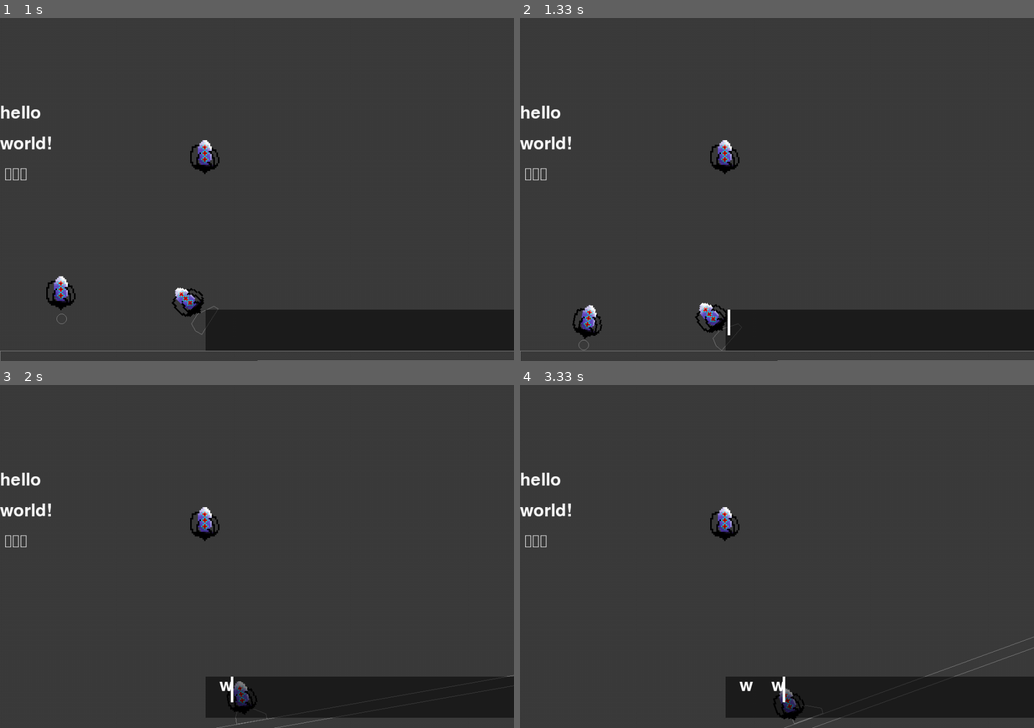
Above: before the commit, frames 1-4 (two rows, left to right).
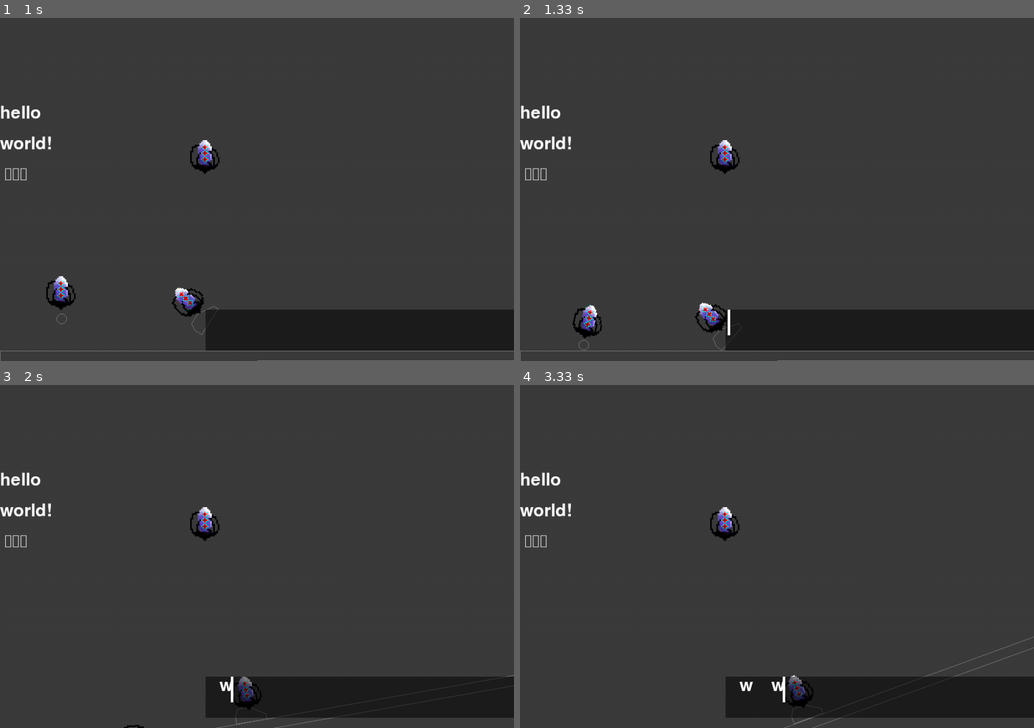
Above: after the commit, the same moments.

Repository: fireing123/pygame_phyics
Game: pygame game, started from example.py
Same seed, same stepped clock (60 frames per second), same inputs: the game is played once before the commit and once after it.
Inputs (mouse positions are in pixels of both pictures, inside the frame that each line leads up to):
- Up to frame 1 (1 s): click (205, 155) at 0.38 s; click (359, 330) at 0.72 s
- Up to frame 2 (1.33 s): tap Space at 1 s
- Up to frame 3 (2 s): tap Space at 1.4, 1.7 s; tap W at 1.83 s
- Up to frame 4 (3.33 s): tap Space at 2.23, 2.57, 2.87, 3.07 s; tap W at 3.15 s

Frame 1 is identical in both runs. In frame 2, 0.2% of the frame differs, in the area x 10-40%, y 82-94%; in frame 3, 0.3%; in frame 4, 0.5%, in the area x 49-58%, y 84-98%.

Commit message:
camera rotate bug fix

Diff:
--- a/example/objects/rect.py
+++ b/example/objects/rect.py
@@ -6,8 +6,7 @@
 class Rect(DynamicObject):
     def __init__(self, name, tag, visible, layer, position, rotate, scale: tuple | float, shape_type, collide_visible, density, friction):
         super().__init__(name, tag, visible, layer, position, rotate, scale, shape_type, collide_visible, density, friction)
-        self.image = ImageObject(self, "./example/core.png", (0, 50), 0)
-        self.rect = self.image.rect
+        self.image = ImageObject(self, "./example/core.png", (0, 50), collide=True)
 
     def on_collision_enter(self, collision):
         print(collision.name)
@@ -21,7 +20,6 @@
     def update(self):
         super().update()
         self.image.update()
-        self.rect = self.image.rect
 
     def render(self, surface, camera):
         super().render(surface, camera)
--- /dev/null
+++ b/pygame_phyics/camera.py
@@ -0,0 +1,60 @@
+from pygame_phyics.vector import Vector
+import pygame_phyics.util as _util
+from pygame_phyics.manger import Manger
+
+class Camera:
+    """프로그렘이 바라보는 곳
+    __call__ 로 호출헤서 반환 받은 튜플은 카메라 시선을 적용한 값이다
+    x 랑 y 는 설정할수 없고 값을 얻을수만 있습니다 수정할려면 vector 값에서 접근하십시오
+    """
+    def __init__(self, x, y, angle):
+        self.vector = Vector(x, y)
+        self.__angle = angle
+    # rect pass rotate
+    @property
+    def angle(self):
+        return self.__angle
+
+    @angle.setter
+    def angle(self, value):
+        self.__angle = value if value < 360 else 360 - value
+
+    @_util.getter
+    def x(self):
+        return self.vector.x
+
+    @_util.getter
+    def y(self):
+        return self.vector.y
+
+    def __call__(self, position: tuple[int, int] | Vector):
+        """카메라 시선을 적용한 위치를 반환함
+
+        Args:
+            position (tuple[float, float] | Vector): 오브젝트에 위치
+
+        Returns:
+            tuple[float, float]: 카메라 시선이 적용된 위치
+        """
+        rotated = Vector(Manger.WIDTH/2, Manger.HEIGHT/2).rotate_vector(Vector(*position), self.angle)
+        camerad = rotated - self.vector
+        return camerad.xy
+
+    def __getitem__(self, index):
+        match index:
+            case 0:
+                return self.x
+            case 1:
+                return self.y
+
+    def __iter__(self):
+        return self
+
+    def __next__(self):
+        if self.index < 2:
+            item = self[self.index]
+            self.index += 1
+            return item
+        else:
+            self.index = 0
+            raise StopIteration
--- a/pygame_phyics/object.py
+++ b/pygame_phyics/object.py
@@ -15,7 +15,7 @@
 from pygame_phyics.timertask import TimerTask, OnceTimerTask
 import pygame_phyics.util as util
 import pygame_phyics.game as game
-
+from pygame_phyics.camera import Camera
 
 
 class Component:
@@ -44,7 +44,7 @@
     def update(self):
         """게임 루프시 한번씩 실행됩니다"""
         pass
-    def render(self, surface: pygame.Surface, camera):
+    def render(self, surface: pygame.Surface, camera: Camera):
         """씬에서 그릴때 실행합니다
 
         Args:
@@ -62,6 +62,7 @@
         self.object = object
         self.visible = True
         self.og_image = pygame.image.load(image) if kwargs.get('surface') == None else pygame.Surface(kwargs['surface'], pygame.SRCALPHA)
+        self.collide = kwargs.get("collide", False)
         self.is_follow_camera = kwargs.get("follow", False)
         self.image = self.og_image
         self.rect = self.image.get_rect()
@@ -77,21 +78,24 @@
 
         position = self.object.render_position.rotate_vector(world_position, self.object.angle)
 
-        if self.is_follow_camera:
-            self.image = pygame.transform.rotate(self.og_image, self.angle + self.object.angle)
-        else:
-            self.image = pygame.transform.rotate(self.og_image, self.angle + self.object.angle + Manger.scene.camera.angle)
-
-
-        self.rect = self.image.get_rect()
-        setattr(self.rect, self.type, position.xy)
+        self.rect = self.image.get_rect(**{self.type: position.xy})
+
+        if self.collide:
+            self.object.rect = self.rect
+        print(self.rect.topleft)
+
 
     def render(self, surface, camera):
         if self.visible:
             if self.is_follow_camera:
+                self.image = pygame.transform.rotate(self.og_image, self.angle + self.object.angle)
+            else:
+                self.image = pygame.transform.rotate(self.og_image, self.angle + self.object.angle + Manger.scene.camera.angle)
+
+            if self.is_follow_camera:
                 surface.blit(self.image, self.rect.topleft)
             else:
-                surface.blit(self.image, camera(self.rect.topleft))
+                surface.blit(self.image, self.image.get_rect(center=camera(self.rect.center)))
 
 class Joint:
     """물리 연산의 연결 담당"""
@@ -317,8 +321,8 @@
 class Button(UI):
     def __init__(self, name: str, tag, visible, layer, position, angle, default, clicked):
         super().__init__(name, tag, visible, layer, position, angle)
-        self.default = ImageObject(self, default, follow=True)
-        self.clicked = ImageObject(self, clicked, follow=True)
+        self.default = ImageObject(self, default, follow=True, collide=True)
+        self.clicked = ImageObject(self, clicked, follow=True, collide=True)
         self.image = self.default
         self.rect = self.image.rect
         self.is_click = Event()
@@ -327,14 +331,11 @@
         if Input.get_mouse_down(0):
             self.is_click.invoke()
             self.image = self.clicked
-            self.rect = self.image.rect
         elif Input.get_mouse_up(0):
             self.image = self.default
-            self.rect = self.image.rect
 
     def update(self):
         self.image.update()
-        self.rect = self.image.rect
 
     def render(self, surface, camera):
         self.image.render(surface, camera)
@@ -343,8 +344,7 @@
 class InputField(UI):
     def __init__(self, name: str, tag, visible, layer, position, angle, scale, color, font, interval, rect):
         super().__init__(name, tag, visible, layer, position, angle)
-        self.image = ImageObject(self, surface=rect, type='topleft', follow=True)
-        self.rect = self.image.rect
+        self.image = ImageObject(self, surface=rect, type='topleft', follow=True, collide=True)
         self.image.og_image.fill((0, 0, 0, 128))
         self.input_line = ImageObject(self, surface=(5, scale[1]), type="topleft", follow=True)
         self.input_line.og_image.fill((255,255,255, 255))
@@ -483,7 +483,6 @@
             if self.backspace:
                 self.backtime.run_periodic_task()
 
-        self.rect = self.image.rect
         self.image.update()
 
         if not self.stay and Input.get_mouse_down(0):
--- a/pygame_phyics/scene.py
+++ b/pygame_phyics/scene.py
@@ -1,65 +1,8 @@
 import inspect
 import pygame_phyics.util as _util
-from pygame_phyics.vector import Vector
-from typing import List, Callable
+from typing import List
 from pygame_phyics.object import *
 from pygame_phyics.manger import Manger
-class Camera:
-    """프로그렘이 바라보는 곳
-    __call__ 로 호출헤서 반환 받은 튜플은 카메라 시선을 적용한 값이다
-    x 랑 y 는 설정할수 없고 값을 얻을수만 있습니다 수정할려면 vector 값에서 접근하십시오
-    """
-    def __init__(self, x, y, angle):
-        self.vector = Vector(x, y)
-        self.__angle = angle
-    # rect pass rotate
-    @property
-    def angle(self):
-        return self.__angle
-
-    @angle.setter
-    def angle(self, value):
-        self.__angle = value if value < 360 else 360 - value
-
-    @_util.getter
-    def x(self):
-        return self.vector.x
-
-    @_util.getter
-    def y(self):
-        return self.vector.y
-
-    def __call__(self, position: tuple[int, int] | Vector):
-        """카메라 시선을 적용한 위치를 반환함
-
-        Args:
-            position (tuple[float, float] | Vector): 오브젝트에 위치
-
-        Returns:
-            tuple[float, float]: 카메라 시선이 적용된 위치
-        """
-        rotated = Vector(Manger.WIDTH/2, Manger.HEIGHT/2).rotate_vector(Vector(*position), self.angle)
-        camerad = rotated - self.vector
-        return camerad.xy
-
-    def __getitem__(self, index):
-        match index:
-            case 0:
-                return self.x
-            case 1:
-                return self.y
-
-    def __iter__(self):
-        return self
-
-    def __next__(self):
-        if self.index < 2:
-            item = self[self.index]
-            self.index += 1
-            return item
-        else:
-            self.index = 0
-            raise StopIteration
 
 
 class Scene:
